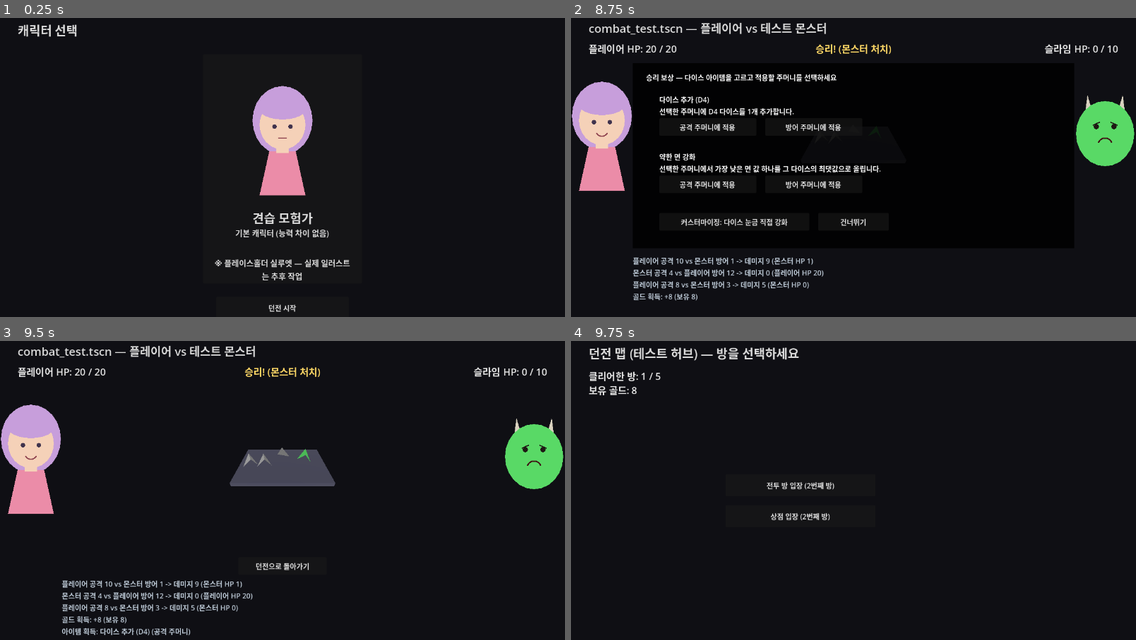
Above: before the commit, frames 1-4 (two rows, left to right).
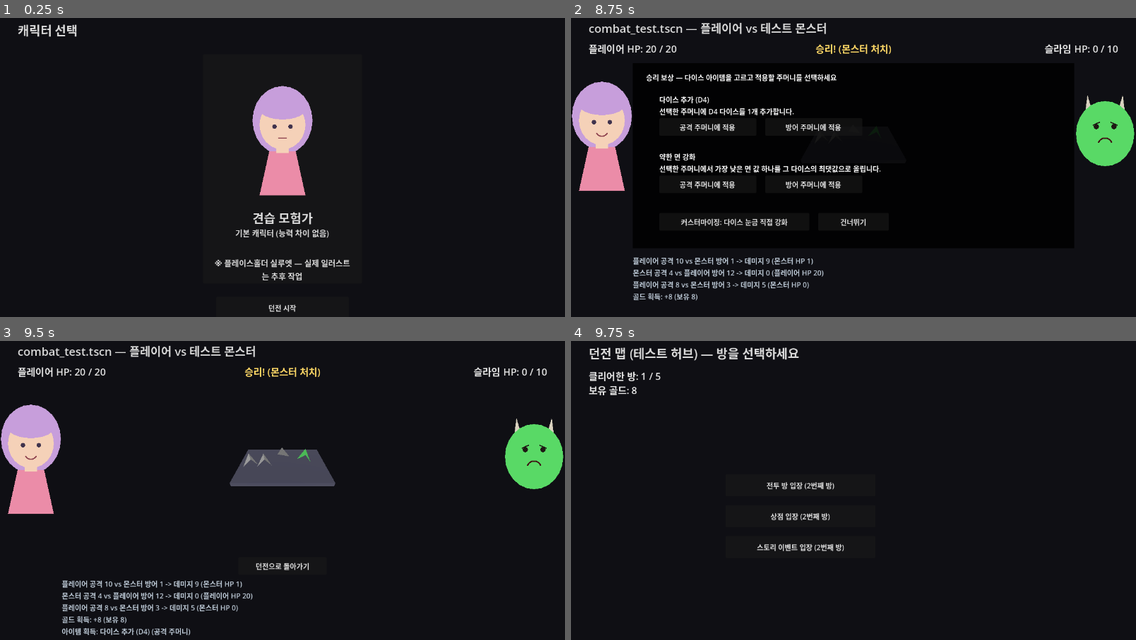
Above: after the commit, the same moments.

Repository: YGseok/ProjectD
Game: Godot game, scene res://code/scenes/character_select.tscn
Two runs of this game, one before a commit and one after it. Both use one fixed random seed, a clock stepped at 60 frames per second and the inputs below.
Inputs:
- Up to frame 1 (0.25 s): no input
- Up to frame 2 (8.75 s): click "던전 시작" at 0.5 s; click "전투 방 입장 (1번째 방)" at 1.25 s; tap Enter at 2.75, 5 s; tap Space at 3.5 s
- Up to frame 3 (9.5 s): click "공격 주머니에 적용" at 8.75 s
- Up to frame 4 (9.75 s): click "던전으로 돌아가기" at 9.5 s

Frames 1-3 are identical in both runs. In frame 4, 0.2% of the frame differs, in the area x 32-49%, y 67-71%.

Commit message:
feat: 던전 맵에 다이스와 무관한 "스토리 이벤트" 방 종류 추가
전투/상점/특수 이벤트가 전부 다이스(전투 판정 또는 DiceItemPool 아이템)를
다루는 반면, 순수 텍스트 선택지로 골드만 오가는 방이 없었다. 시나리오 4종
(story_event_pool.gd)과 선택 UI(story_event.gd/.tscn)를 추가하고, 던전 맵에
네 번째 선택지로 확률 노출(STORY_CHANCE=0.5) 배선.

QA: story_event 단독 스크린샷 + 결과 화면, dungeon_map을 여러 rooms_cleared
값으로 확인(4개 버튼 동시 노출 케이스 포함), combat_test/shop/event/dice_test
회귀 없음 재확인.

Diff:
--- a/code/scenes/dungeon_map.gd
+++ b/code/scenes/dungeon_map.gd
@@ -22,15 +22,21 @@
 ##
 ## 방 선택지 무작위 노출: STATUS.md 다음 할 일 큐("3개 방 선택지가 매번 전부 노출되는
 ## 대신, 방마다 일부만 무작위로 제시되는 것이 레벨 디자인에 더 가까울 수 있음")를 잠정
-## 반영. "전투 방"은 진행을 보장하기 위해 항상 노출하고, 상점/특수 이벤트는 방(=
-## RunState.rooms_cleared)마다 결정되는 시드로 각각 독립적으로 등장 확률(SHOP_CHANCE/
-## EVENT_CHANCE)을 굴려 노출 여부를 정한다. 같은 방에서는 씬을 다시 그려도(_update_labels
-## 재호출) 같은 결과가 나오도록 rooms_cleared 기반 시드를 쓰되, 게임 전체의 randi()/randf()
-## (전투 판정 등)와 섞이지 않도록 별도 RandomNumberGenerator를 사용한다. 확률 자체는
-## 감으로 잡은 잠정값 — 사람 피드백 필요.
+## 반영. "전투 방"은 진행을 보장하기 위해 항상 노출하고, 상점/특수 이벤트/스토리
+## 이벤트는 방(= RunState.rooms_cleared)마다 결정되는 시드로 각각 독립적으로 등장
+## 확률(SHOP_CHANCE/EVENT_CHANCE/STORY_CHANCE)을 굴려 노출 여부를 정한다. 같은
+## 방에서는 씬을 다시 그려도(_update_labels 재호출) 같은 결과가 나오도록 rooms_cleared
+## 기반 시드를 쓰되, 게임 전체의 randi()/randf()(전투 판정 등)와 섞이지 않도록 별도
+## RandomNumberGenerator를 사용한다. 확률 자체는 감으로 잡은 잠정값 — 사람 피드백 필요.
+##
+## "스토리 이벤트"는 STATUS.md 다음 할 일 큐("순수 텍스트형/스토리형 선택지 이벤트")를
+## 반영한 신규 방 종류. 상점/특수 이벤트가 다이스 아이템(DiceItemPool 형식)을 다루는
+## 것과 달리, scenes/story_event.tscn은 다이스를 전혀 건드리지 않고 골드만 오가는
+## 텍스트 선택지다 (systems/story_event_pool.gd 참고).
 
 const SHOP_CHANCE := 0.6
 const EVENT_CHANCE := 0.5
+const STORY_CHANCE := 0.5
 const BUTTON_TOP_START := 320.0
 const BUTTON_SPACING := 70.0
 const BUTTON_HEIGHT := 50.0
@@ -40,26 +46,30 @@
 @onready var enter_combat_button: Button = $EnterCombatButton
 @onready var enter_shop_button: Button = $EnterShopButton
 @onready var enter_event_button: Button = $EnterEventButton
+@onready var enter_story_button: Button = $EnterStoryButton
 
 var _shop_available := true
 var _event_available := true
+var _story_available := true
 
 
 func _ready() -> void:
 	enter_combat_button.pressed.connect(_on_combat_button_pressed)
 	enter_shop_button.pressed.connect(_on_shop_button_pressed)
 	enter_event_button.pressed.connect(_on_event_button_pressed)
+	enter_story_button.pressed.connect(_on_story_button_pressed)
 	_roll_room_choices()
 	_update_labels()
 
 
-## 현재 방(rooms_cleared) 기준으로 상점/특수 이벤트 노출 여부를 결정한다.
+## 현재 방(rooms_cleared) 기준으로 상점/특수 이벤트/스토리 이벤트 노출 여부를 결정한다.
 ## 전투 판정에 쓰이는 전역 randi()/randf()와 섞이지 않도록 별도 RNG를 씀.
 func _roll_room_choices() -> void:
 	var rng := RandomNumberGenerator.new()
 	rng.seed = RunState.rooms_cleared * 104729 + 7
 	_shop_available = rng.randf() < SHOP_CHANCE
 	_event_available = rng.randf() < EVENT_CHANCE
+	_story_available = rng.randf() < STORY_CHANCE
 
 
 func _update_labels() -> void:
@@ -69,13 +79,16 @@
 		enter_combat_button.text = "새 런 시작"
 		enter_shop_button.hide()
 		enter_event_button.hide()
+		enter_story_button.hide()
 	else:
 		rooms_cleared_label.text = "클리어한 방: %d / %d" % [RunState.rooms_cleared, RunState.TOTAL_ROOMS]
 		enter_combat_button.text = "전투 방 입장 (%d번째 방)" % (RunState.rooms_cleared + 1)
 		enter_shop_button.text = "상점 입장 (%d번째 방)" % (RunState.rooms_cleared + 1)
 		enter_event_button.text = "특수 이벤트 입장 (%d번째 방)" % (RunState.rooms_cleared + 1)
+		enter_story_button.text = "스토리 이벤트 입장 (%d번째 방)" % (RunState.rooms_cleared + 1)
 		enter_shop_button.visible = _shop_available
 		enter_event_button.visible = _event_available
+		enter_story_button.visible = _story_available
 	_layout_visible_buttons()
 
 
@@ -87,6 +100,8 @@
 		visible_buttons.append(enter_shop_button)
 	if enter_event_button.visible:
 		visible_buttons.append(enter_event_button)
+	if enter_story_button.visible:
+		visible_buttons.append(enter_story_button)
 
 	var y := BUTTON_TOP_START
 	for btn in visible_buttons:
@@ -110,3 +125,7 @@
 
 func _on_event_button_pressed() -> void:
 	get_tree().change_scene_to_file("res://code/scenes/event.tscn")
+
+
+func _on_story_button_pressed() -> void:
+	get_tree().change_scene_to_file("res://code/scenes/story_event.tscn")
--- a/code/scenes/dungeon_map.tscn
+++ b/code/scenes/dungeon_map.tscn
@@ -62,3 +62,10 @@
 offset_right = 690.0
 offset_bottom = 510.0
 text = "특수 이벤트 입장"
+
+[node name="EnterStoryButton" type="Button" parent="."]
+offset_left = 350.0
+offset_top = 530.0
+offset_right = 690.0
+offset_bottom = 580.0
+text = "스토리 이벤트 입장"
--- /dev/null
+++ b/code/scenes/story_event.gd
@@ -0,0 +1,66 @@
+extends Node2D
+## 스토리 이벤트 방 — 다이스와 무관한 순수 텍스트 선택지 (STATUS.md 큐 1번).
+##
+## systems/story_event_pool.gd(StoryEventPool)에서 시나리오 하나를 뽑아 두 선택지를
+## 보여주고, 고른 결과(골드 증감)를 즉시 반영한 뒤 "계속" 버튼으로 던전 맵에 돌아간다.
+## 상점/특수 이벤트와 달리 다이스 주머니는 전혀 건드리지 않는다.
+
+@onready var title_label: Label = $Title
+@onready var desc_label: Label = $Description
+@onready var choice_a_button: Button = $ChoiceAButton
+@onready var choice_b_button: Button = $ChoiceBButton
+@onready var result_label: Label = $ResultLabel
+@onready var continue_button: Button = $ContinueButton
+
+var _scenario: Dictionary
+
+
+func _ready() -> void:
+	_scenario = StoryEventPool.random_scenario()
+	title_label.text = _scenario["title"]
+	desc_label.text = _scenario["description"]
+	choice_a_button.text = _scenario["choice_a"]["label"]
+	choice_b_button.text = _scenario["choice_b"]["label"]
+	choice_a_button.pressed.connect(_on_choice_pressed.bind(_scenario["choice_a"]))
+	choice_b_button.pressed.connect(_on_choice_pressed.bind(_scenario["choice_b"]))
+	result_label.hide()
+	continue_button.hide()
+	continue_button.pressed.connect(_on_continue_pressed)
+
+
+func _on_choice_pressed(choice: Dictionary) -> void:
+	var delta := _resolve_choice(choice)
+	RunState.gold = max(0, RunState.gold + delta)
+	choice_a_button.hide()
+	choice_b_button.hide()
+	if delta > 0:
+		result_label.text = "골드 %d 획득! (보유 %d)" % [delta, RunState.gold]
+	elif delta < 0:
+		result_label.text = "골드 %d 잃었다... (보유 %d)" % [-delta, RunState.gold]
+	else:
+		result_label.text = "아무 일도 일어나지 않았다. (보유 %d)" % RunState.gold
+	result_label.show()
+	continue_button.show()
+
+
+func _resolve_choice(choice: Dictionary) -> int:
+	match choice["kind"]:
+		"delta":
+			return choice["amount"]
+		"gamble":
+			if randf() < choice["chance"]:
+				return choice["win"]
+			else:
+				return -choice["lose"]
+		_:
+			return 0
+
+
+func _on_continue_pressed() -> void:
+	RunState.rooms_cleared += 1
+	get_tree().change_scene_to_file("res://code/scenes/dungeon_map.tscn")
+
+
+## qa/visual_qa.gd의 GAME_QA_CALL로 호출하기 위한 인자 없는 래퍼 (QA 전용).
+func _debug_pick_choice_a() -> void:
+	_on_choice_pressed(_scenario["choice_a"])
--- /dev/null
+++ b/code/scenes/story_event.tscn
@@ -0,0 +1,64 @@
+[gd_scene load_steps=4 format=3 uid="uid://qa_story_event"]
+
+[ext_resource type="Script" path="res://code/scenes/story_event.gd" id="1_script"]
+
+[sub_resource type="LabelSettings" id="LabelSettings_title"]
+font_size = 28
+font_color = Color(0.85, 0.85, 0.85, 1)
+
+[sub_resource type="LabelSettings" id="LabelSettings_result"]
+font_size = 22
+font_color = Color(0.9, 0.85, 0.6, 1)
+
+[node name="StoryEvent" type="Node2D"]
+script = ExtResource("1_script")
+
+[node name="Background" type="ColorRect" parent="."]
+offset_right = 1280.0
+offset_bottom = 720.0
+color = Color(0.07, 0.07, 0.1, 1)
+
+[node name="Title" type="Label" parent="."]
+offset_left = 40.0
+offset_top = 24.0
+offset_right = 1240.0
+offset_bottom = 60.0
+text = "스토리 이벤트"
+label_settings = SubResource("LabelSettings_title")
+
+[node name="Description" type="Label" parent="."]
+offset_left = 40.0
+offset_top = 80.0
+offset_right = 1240.0
+offset_bottom = 140.0
+text = "설명"
+autowrap_mode = 3
+
+[node name="ChoiceAButton" type="Button" parent="."]
+offset_left = 300.0
+offset_top = 220.0
+offset_right = 980.0
+offset_bottom = 270.0
+text = "선택지 A"
+
+[node name="ChoiceBButton" type="Button" parent="."]
+offset_left = 300.0
+offset_top = 290.0
+offset_right = 980.0
+offset_bottom = 340.0
+text = "선택지 B"
+
+[node name="ResultLabel" type="Label" parent="."]
+offset_left = 40.0
+offset_top = 220.0
+offset_right = 1240.0
+offset_bottom = 280.0
+text = "결과"
+label_settings = SubResource("LabelSettings_result")
+
+[node name="ContinueButton" type="Button" parent="."]
+offset_left = 470.0
+offset_top = 400.0
+offset_right = 810.0
+offset_bottom = 450.0
+text = "계속"
--- /dev/null
+++ b/code/systems/story_event_pool.gd
@@ -0,0 +1,47 @@
+class_name StoryEventPool
+extends RefCounted
+## "스토리 이벤트" 방 전용 시나리오 후보 목록.
+##
+## STATUS.md 다음 할 일 큐("스토리/선택형 이벤트 — 전투도 상점도 아닌, 다이스와 무관한
+## 텍스트 선택지")를 반영. 상점(shop.gd)/특수 이벤트(event.gd)는 둘 다 결국 DiceItemPool
+## 형식의 다이스 아이템을 적용하는 데 반해, 이 방은 다이스를 전혀 건드리지 않고 골드만
+## 오가는 순수 텍스트 선택지다 — 세 방 종류가 서로 다른 자원(다이스 구성 vs 골드)을
+## 다루도록 의도적으로 분리함.
+##
+## 시나리오 하나는 title/description과 choice_a/choice_b 두 선택지로 구성된다. 각
+## 선택지는 kind로 효과를 정의한다:
+## - "none": 아무 효과 없음 (안전한 선택)
+## - "delta": amount만큼 골드 증감 (고정값)
+## - "gamble": chance 확률로 win만큼 획득, 실패하면 lose만큼 손실
+## 골드/확률 값은 감으로 잡은 잠정값 — 사람 피드백 필요.
+
+const SCENARIOS: Array[Dictionary] = [
+	{
+		"title": "낡은 보물상자",
+		"description": "먼지 쌓인 상자를 발견했다. 함정일 수도 있다.",
+		"choice_a": {"label": "상자를 연다", "kind": "gamble", "chance": 0.6, "win": 25, "lose": 10},
+		"choice_b": {"label": "그냥 지나간다", "kind": "none"},
+	},
+	{
+		"title": "떠돌이 상인",
+		"description": "지친 상인이 여비를 빌려달라 부탁한다.",
+		"choice_a": {"label": "도와준다 (골드 -10)", "kind": "delta", "amount": -10},
+		"choice_b": {"label": "무시한다", "kind": "none"},
+	},
+	{
+		"title": "휴식처",
+		"description": "안전해 보이는 공터에서 짐을 정비했다.",
+		"choice_a": {"label": "짐을 정비한다 (골드 +5)", "kind": "delta", "amount": 5},
+		"choice_b": {"label": "서둘러 지나간다", "kind": "none"},
+	},
+	{
+		"title": "수상한 도박꾼",
+		"description": "골드를 걸고 내기를 하자는 낯선 이를 만났다.",
+		"choice_a": {"label": "내기를 받는다 (10골드 베팅)", "kind": "gamble", "chance": 0.5, "win": 20, "lose": 10},
+		"choice_b": {"label": "거절한다", "kind": "none"},
+	},
+]
+
+
+static func random_scenario() -> Dictionary:
+	return SCENARIOS[randi() % SCENARIOS.size()]
Not shown, added: code/scenes/story_event.gd.uid
Not shown, added: code/systems/story_event_pool.gd.uid
Not shown, changed: docs/STATUS.md
